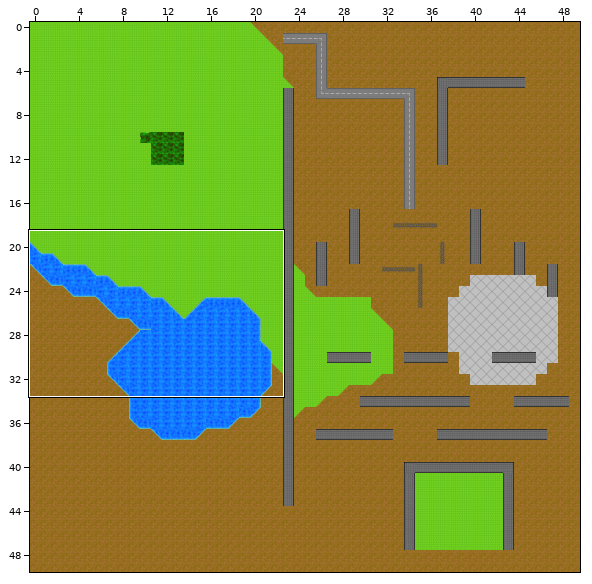
Tiled map -- maps/level1.tmx. Above: a wide view before the commit, with the close-up outlined.
Close-up. The starting point:
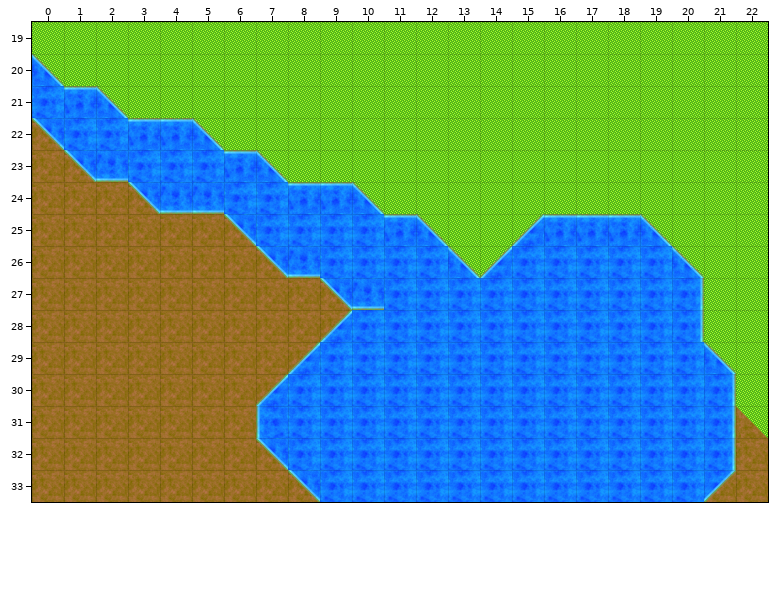
Cells are 64x64 px. Shown: x 0..22, y 19..33. Tiles whose own drawing changed are shown in their newer look in all pictures.
Once edited:
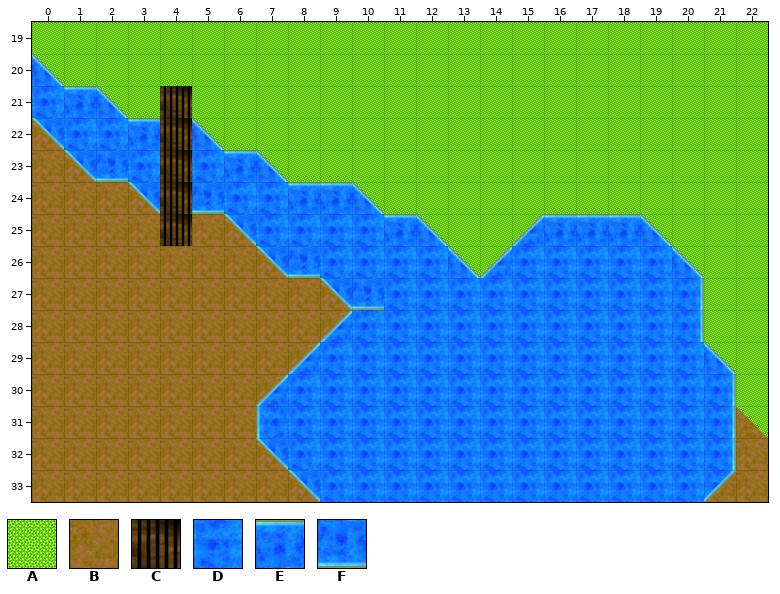
Key: from "background": A 16, B 18, C 32; from "obstacles": D 8, E 11, F 12.
_ is an empty cell, # one hidden under a higher layer.
From the commit log: Tanx-Art fixed gras/mud transition tiles
Difference:
{"where": "layer \"Background\""}
{"y":21,"x":4,"old":"A","new":"C"}
{"y":22,"x":4,"old":"#","new":"C"}
{"y":23,"x":4,"old":"#","new":"C"}
{"y":24,"x":4,"old":"#","new":"C"}
{"y":25,"x":4,"old":"B","new":"C"}
{"where": "layer \"Obstacles\""}
{"y":22,"x":4,"old":"E","new":"_"}
{"y":23,"x":4,"old":"D","new":"_"}
{"y":24,"x":4,"old":"F","new":"_"}
{"label":"changed","picture_box":[160,86,192,246]}
